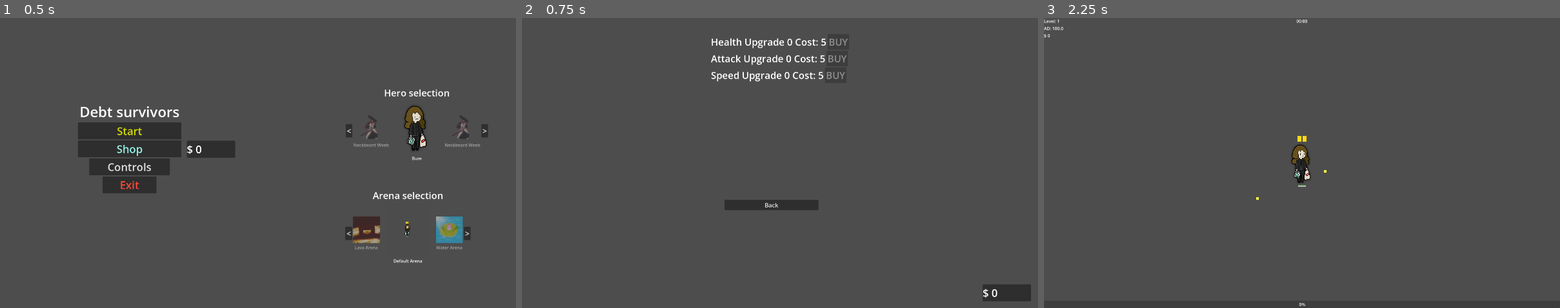
Above: before the commit, frames 1-3 (left to right).
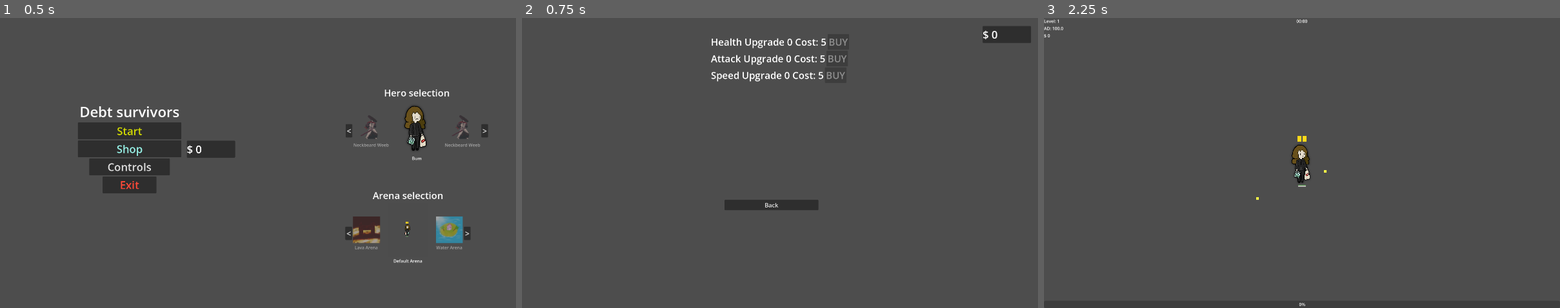
Above: after the commit, the same moments.

Repository: Vilkiy/Debt-Survivors
Game: Godot game, scene res://logic/UI/main_menu/main_menu.tscn
The game is run twice, just before and just after one commit, with the same random seed, the same clock (stepped at 60 frames per second) and the same inputs.
Inputs:
- Up to frame 1 (0.5 s): no input
- Up to frame 2 (0.75 s): click "Shop" at 0.5 s
- Up to frame 3 (2.25 s): click "Back" at 1.25 s; click "Start" at 2 s

Frame 1 is identical in both runs. In frame 2, 1.0% of the frame differs, in the area x 89-99%, y 2-98%; in frame 3, nothing differs.

Commit message:
Added godot unit testing and added unit tests

Diff:
--- a/logic/UI/main_menu/shop_menu.tscn
+++ b/logic/UI/main_menu/shop_menu.tscn
@@ -85,9 +85,9 @@
 [node name="CurrencyContainer" type="PanelContainer" parent="." unique_id=787443899]
 layout_mode = 0
 offset_left = 1714.0
-offset_top = 992.0
+offset_top = 30.0
 offset_right = 1894.0
-offset_bottom = 1055.0
+offset_bottom = 93.0
 
 [node name="Currency" type="Label" parent="CurrencyContainer" unique_id=796876612]
 layout_mode = 2
--- a/project.godot
+++ b/project.godot
@@ -25,11 +25,23 @@
 
 window/size/viewport_width=1920
 window/size/viewport_height=1080
+window/size/mode=3
 window/stretch/mode="viewport"
 
 [dotnet]
 
 project/assembly_name="Debt Survivors"
+
+[editor_plugins]
+
+enabled=PackedStringArray("res://addons/gut/plugin.cfg")
+
+[file_customization]
+
+folder_colors={
+"res://addons/": "gray",
+"res://tests/": "gray"
+}
 
 [input]
 
--- /dev/null
+++ b/tests/test_crit.gd
@@ -0,0 +1,59 @@
+extends GutTest
+
+
+
+var weapon: CooldownWeapon
+
+
+
+func before_each():
+
+	GlobalVar.player = load("res://logic/playable_characters/Sword_Character.tscn").instantiate()
+
+	weapon = CooldownWeapon.new()
+
+
+
+func after_each():
+
+	weapon.free()
+	GlobalVar.player.free()
+
+
+
+
+func test_crit_chance_zero_never_crits():
+
+	GlobalVar.player.crit_chance = 0.0
+
+	for i in 100:
+
+		var result = weapon.roll_crit(100.0)
+
+
+		assert_false(result["is_crit"])
+
+
+
+
+
+
+func test_crit_chance_one_always_crits():
+
+	GlobalVar.player.crit_chance = 1.0
+
+	var result = weapon.roll_crit(100.0)
+
+	assert_true(result["is_crit"])
+
+	assert_almost_eq(result["damage"], 150.0, 0.01)
+
+
+
+func test_crit_damage_is_1_5x():
+
+	GlobalVar.player.crit_chance = 1.0
+
+	var result = weapon.roll_crit(200.0)
+
+	assert_almost_eq(result["damage"], 300.0, 0.01)
--- /dev/null
+++ b/tests/test_health_handler.gd
@@ -0,0 +1,80 @@
+extends GutTest
+
+
+
+var hh: HealthHandler
+
+
+
+func before_each():
+
+	hh = load("res://logic/gameplay_elements/health_handler/health_handler.tscn").instantiate()
+	add_child(hh)
+	hh.hp = 100
+
+	hh.max_hp = 100
+
+
+
+func after_each():
+
+	hh.free()
+
+
+
+func test_take_damage_reduces_hp():
+
+	hh.take_damage(30)
+
+	await get_tree().process_frame
+
+	assert_eq(hh.hp, 70.0, "HP turi būti 70 po 30 žalos")
+
+
+
+func test_zero_damage_no_change():
+
+	hh.take_damage(0)
+	await get_tree().process_frame
+	assert_eq(hh.hp, 100.0, "Nulinė žala neturi keisti HP")
+
+
+
+func test_hp_does_not_go_below_zero():
+
+	hh.take_damage(9999)
+	await get_tree().process_frame
+	assert_eq(hh.hp, 0.0, "HP negali būti neigiamas")
+
+
+
+func test_died_signal_emitted():
+
+	watch_signals(hh)
+
+	hh.hp = 10
+
+	hh.take_damage(10)
+	await get_tree().process_frame
+	assert_signal_emitted(hh, "died")
+
+
+
+func test_took_damage_signal_emitted():
+
+	watch_signals(hh)
+
+	hh.take_damage(1)
+	await get_tree().process_frame
+	assert_signal_emitted(hh, "took_damage")
+
+
+
+func test_physical_resistance_reduces_damage():
+
+	hh.resistances["physical"] = 0.5
+
+	hh.take_damage(100, "physical")
+	await get_tree().process_frame
+
+	assert_almost_eq(hh.hp, 50.0, 0.01)
--- /dev/null
+++ b/tests/test_integration.gd
@@ -0,0 +1,34 @@
+extends GutTest
+
+
+
+func test_player_receives_damage():
+
+	var player = preload("res://logic/playable_characters/Shotgun_Character.tscn").instantiate()
+
+	add_child_autofree(player)
+
+	await get_tree().process_frame
+
+	var hp_before = player.health_handler.hp
+
+	player.health_handler.take_damage(50)
+	await get_tree().process_frame
+
+	assert_almost_eq(player.health_handler.hp, hp_before - 50, 0.01)
+
+
+
+func test_xp_collect_increases_xp():
+
+	var player = preload("res://logic/playable_characters/Shotgun_Character.tscn").instantiate()
+
+	add_child_autofree(player)
+
+	await get_tree().process_frame
+
+	player.current_xp = 0
+
+	player.current_xp += 50
+
+	assert_eq(player.current_xp, 50)
--- /dev/null
+++ b/tests/test_player_xp.gd
@@ -0,0 +1,67 @@
+extends GutTest
+
+var player
+
+func before_each():
+
+	player = preload("res://logic/playable_characters/Shotgun_Character.tscn").instantiate()
+
+	player.current_xp = 0
+
+	player.current_level = 1
+
+	player.xp_to_level_up = 100
+
+
+
+func after_each():
+
+	player.free()
+
+
+
+func test_collect_xp_adds_correctly():
+
+	player.current_xp = 0
+
+	# Simulate manual XP add (bypass collect_xp HUD calls)
+
+	player.current_xp += 50
+
+	assert_eq(player.current_xp, 50)
+
+
+
+func test_level_up_increments_level():
+
+	player.current_xp = 90
+
+	player.current_xp += 10
+
+	if player.current_xp >= player.xp_to_level_up:
+
+		player.current_level += 1
+
+	assert_eq(player.current_level, 2)
+
+
+
+func test_xp_threshold_grows_after_level_up():
+
+	var old_threshold = player.xp_to_level_up
+
+	player.xp_to_level_up = ceili(1.5 * old_threshold)
+
+	assert_eq(player.xp_to_level_up, 150)
+
+
+
+func test_attack_damage_formula():
+
+	player.attack_damage_base = 100.0
+
+	player.attack_damage_multiplier = 1.5
+
+	var result = player.attack_damage_base * player.attack_damage_multiplier
+
+	assert_almost_eq(result, 150.0, 0.01)
--- /dev/null
+++ b/tests/test_projectile_shooter.gd
@@ -0,0 +1,65 @@
+extends GutTest
+
+var shooter: ProjectileShooter
+
+func before_each():
+
+	shooter = ProjectileShooter.new()
+
+	shooter.max_ammo = 2
+
+	shooter.current_ammo = 2
+
+	shooter.ad_scaling = 1.5
+
+
+
+func after_each():
+
+	shooter.free()
+
+
+
+func test_update_damage_scales_correctly():
+
+	shooter.update_damage(100.0)
+
+	assert_almost_eq(shooter.damage, 150.0, 0.01, "damage = 100 * 1.5")
+
+
+
+func test_refill_ammo_fills_to_max():
+
+	shooter.current_ammo = 0
+
+	shooter.is_reloading = true
+
+	shooter.refill_ammo()
+
+	assert_eq(shooter.current_ammo, shooter.max_ammo)
+
+	assert_false(shooter.is_reloading)
+
+
+
+func test_shot_decrements_ammo():
+
+	shooter.current_ammo = 2
+
+	shooter.current_ammo -= 1
+
+	assert_eq(shooter.current_ammo, 1)
+
+
+
+func test_empty_ammo_triggers_reload():
+
+	shooter.current_ammo = 1
+
+	shooter.current_ammo -= 1
+
+	if shooter.current_ammo <= 0:
+
+		shooter.is_reloading = true
+
+	assert_true(shooter.is_reloading)
Not shown, added: addons/gut/GutScene.gd
Not shown, added: addons/gut/GutScene.gd.uid
Not shown, added: addons/gut/GutScene.tscn
Not shown, added: addons/gut/UserFileViewer.gd
Not shown, added: addons/gut/UserFileViewer.gd.uid
Not shown, added: addons/gut/UserFileViewer.tscn
Not shown, added: addons/gut/autofree.gd
Not shown, added: addons/gut/autofree.gd.uid
Not shown, added: addons/gut/awaiter.gd
Not shown, added: addons/gut/awaiter.gd.uid
Not shown, added: addons/gut/cli/change_project_warnings.gd
Not shown, added: addons/gut/cli/change_project_warnings.gd.uid
(and 241 more such lines)
